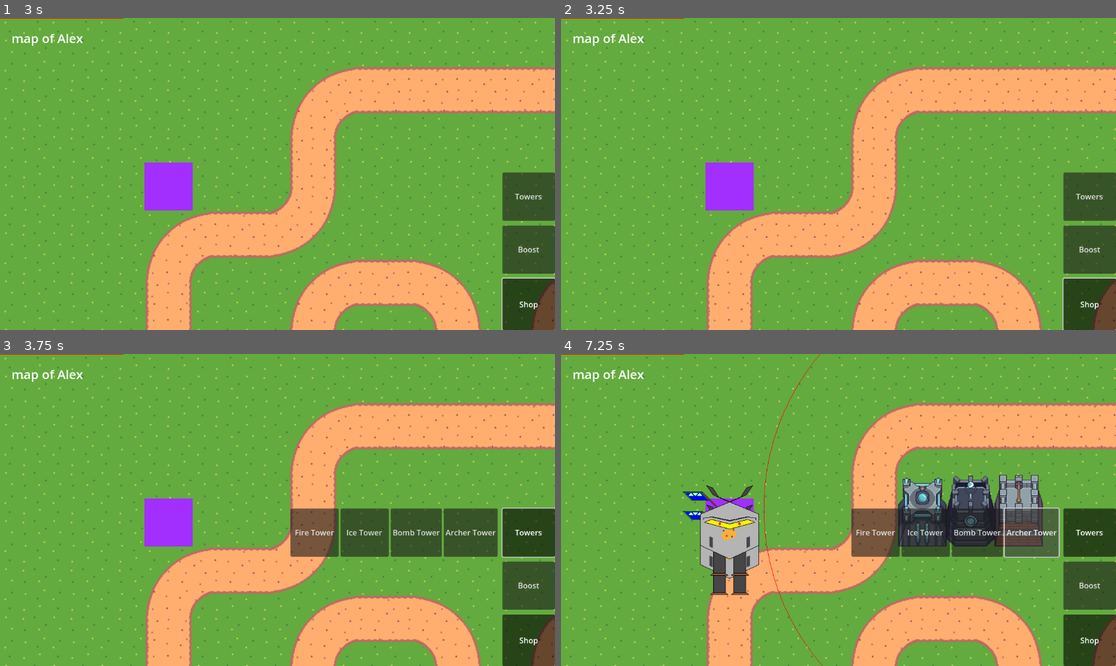
Above: before the commit, frames 1-4 (two rows, left to right).
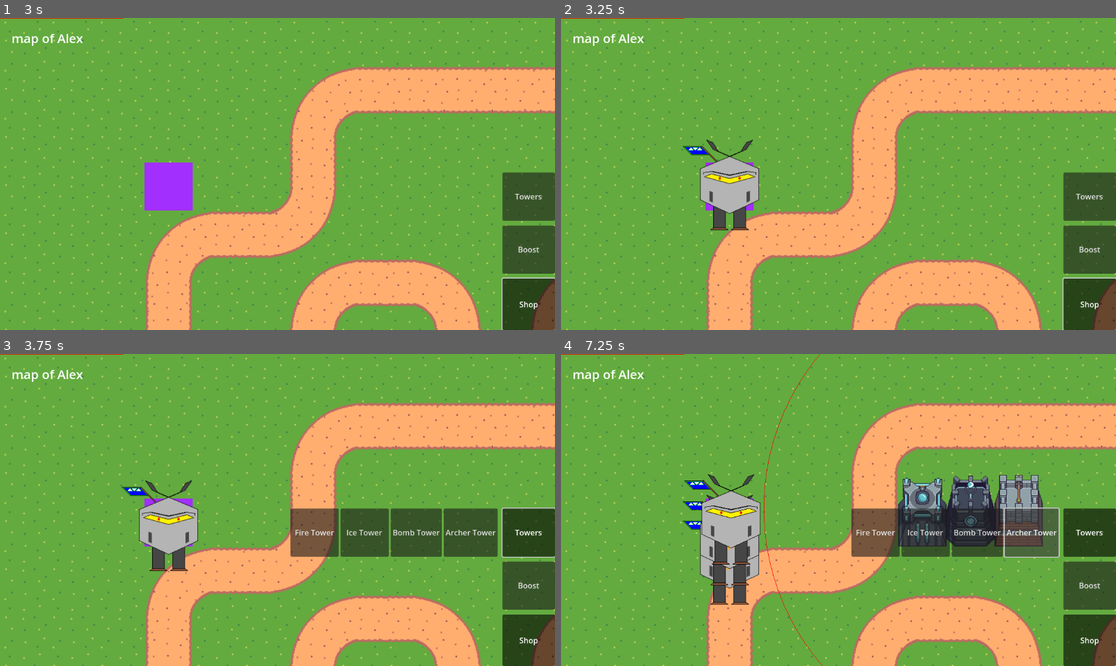
Above: after the commit, the same moments.

Repository: m-conti/melonjam2023
Game: Godot game, scene res://game.tscn
Two runs of this game, one before a commit and one after it. Both use one fixed random seed, a clock stepped at 60 frames per second and the inputs below.
Inputs (mouse positions are in pixels of both pictures, inside the frame that each line leads up to):
- Up to frame 1 (3 s): click (255, 155) at 0.52 s; type "Alex" at 0.6 s; click "Host" at 1.25 s; click "START!" at 2 s; click "Shop" at 2.75 s
- Up to frame 2 (3.25 s): no input
- Up to frame 3 (3.75 s): click "Towers" at 3.5 s
- Up to frame 4 (7.25 s): click "Fire Tower" at 4.25 s; click "Ice Tower" at 5 s; click "Bomb Tower" at 5.75 s; click "Archer Tower" at 6.5 s

Frame 1 is identical in both runs. In frame 2, 2.1% of the frame differs, in the area x 21-36%, y 38-69%; in frame 3, 2.1%; in frame 4, 2.4%, in the area x 21-36%, y 38-81%.

Commit message:
sync all

Diff:
--- a/Game.gd
+++ b/Game.gd
@@ -13,10 +13,14 @@
 var displayed_map: Map:
 	get: return get_map_by_index(displayed_map_index)
 
+var player_map: Map:
+	get: return $MapsContainer.get_node(str(get_multiplayer_authority()))
+
 func get_map_by_index(index: int) -> Map:
 	return $MapsContainer.get_child((index + $MapsContainer.get_child_count()) % $MapsContainer.get_child_count())
 
 func _input(event):
+	if not GameState.is_game_strated(): return
 	if event.is_action_pressed("game_next_map"):
 		var maps = $MapsContainer.get_children()
 		var current_index = displayed_map_index
@@ -42,7 +46,6 @@
 	if multiplayer.is_server(): set_maps()
 
 
-
 func set_maps():
 	for player_id in NetworkState.get_player_keys():
 		var map = Map.instantiate()
--- a/HUD/Buttons/PlaceOnMap.gd
+++ b/HUD/Buttons/PlaceOnMap.gd
@@ -2,6 +2,7 @@
 class_name PlaceOnMap
 
 @export var instance: PackedScene
+@export var activable_remote = false
 var ghost: Node2D = null
 
 
@@ -28,7 +29,7 @@
 
 func _input(event):
 	if ghost == null: return
-	if not map.is_multiplayer_authority(): return
+	if not (activable_remote or map.is_multiplayer_authority()): return
 	if event is InputEventMouseButton:
 		if event.button_index == MOUSE_BUTTON_LEFT:
 			var pos: Vector2i = map.tilemap.local_to_map(event.position / map.tilemap.scale)
@@ -38,9 +39,8 @@
 
 			ghost.queue_free()
 			ghost = null
-			var new_instance = instance.instantiate()
-			map.add_at_pos(new_instance, pos)
-			new_instance.place_on_map(pos)
+			print("ADD TO BOARD " + str(map.get_multiplayer_authority()))
+			map.add_at_pos_by_ressource.rpc_id(map.get_multiplayer_authority(), instance.resource_path, pos)
 
 		elif event.button_index == MOUSE_BUTTON_RIGHT:
 			ghost.queue_free()
--- a/HUD/Buttons/SpawnerButton.gd
+++ b/HUD/Buttons/SpawnerButton.gd
@@ -1,6 +1,9 @@
 extends PlaceOnMap
 class_name SpawnerButton
 
+func _ready():
+	super._ready()
+	self.activable_remote = true
 
 func can_be_placed(pos: Vector2i) -> bool:
 	return map.is_in_grid(pos) and map.grid[pos.x][pos.y] == null
--- a/Map.gd
+++ b/Map.gd
@@ -24,9 +24,7 @@
 	print("ready")
 	set_visibility(is_multiplayer_authority())
 	if not is_multiplayer_authority(): return
-	var spawner: Spawner = load("res://Entities/Spawner.tscn").instantiate()
-	spawner.place_on_map(Vector2i(3, 3))
-	add_at_pos(spawner, Vector2i(3, 3))
+	add_at_pos(load("res://Entities/Spawner.tscn"), Vector2i(3, 3))
 
 
 func _init():
@@ -41,15 +39,18 @@
 func is_in_grid(pos: Vector2i) -> bool:
 	return pos.x >= 0 and pos.x < width and pos.y >= 0 and pos.y < height
 
+@rpc("any_peer", "call_local")
+func add_at_pos_by_ressource(path: String, pos: Vector2i):
+	add_at_pos(load(path), pos)
 
-func add_at_pos(object: Node2D, pos: Vector2i):
+func add_at_pos(instance: PackedScene, pos: Vector2i):
+	print("PROCESS ADD " + str(get_multiplayer_authority()))
 	if not (is_in_grid(pos) and grid[pos.x][pos.y] == null):
 		return
 
+	var object = instance.instantiate()
 	grid[pos.x][pos.y] = object
 
-	if object.get_parent() != null:
-		object.get_parent().remove_child(object)
 	$SyncContainer.add_child(object, true)
 
 	for child in object.get_children():
@@ -58,6 +59,7 @@
 			child.set_collision_mask_value(NetworkState.get_player_number_by_map(self), true)
 
 	object.position = tilemap.map_to_local(pos) * tilemap.scale
+	object.place_on_map(pos)
 
 func set_visibility(value: bool):
 	if value:
